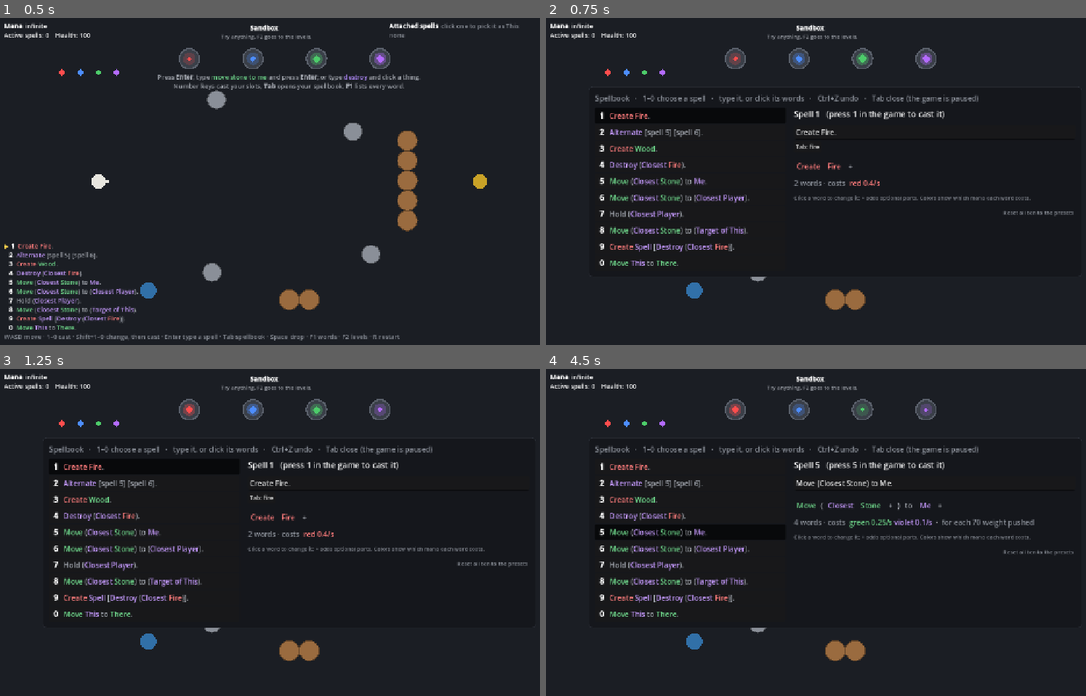
Above: before the commit, frames 1-4 (two rows, left to right).
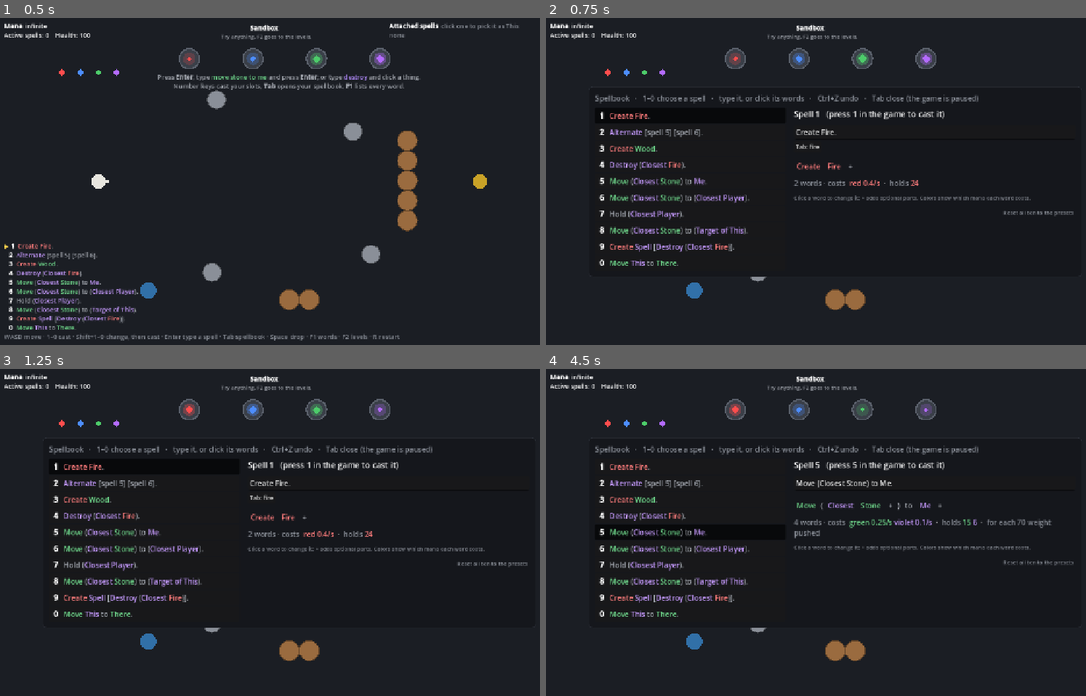
Above: after the commit, the same moments.

Repository: oscarjocque/spellcraft-prototype
Game: Godot game, scene res://scenes/main.tscn
Same seed, same stepped clock (60 frames per second), same inputs: the game is played once before the commit and once after it.
Inputs (mouse positions are in pixels of both pictures, inside the frame that each line leads up to):
- Up to frame 1 (0.5 s): no input
- Up to frame 2 (0.75 s): tap B at 0.5 s; move the mouse to (961, 165) at 0.52 s; hold D (move_right) from 0.53 s (still down); tap Tab at 0.6 s; click (961, 165) at 0.67 s
- Up to frame 3 (1.25 s): keep holding D (move_right); tap Space at 0.77 s
- Up to frame 4 (4.5 s): release D (move_right) at 1.25 s; click "[b]1[/b] [color=#ff7d7d]Creat…" at 1.25 s; click "[b]2[/b] [color=#c79bff]Alter…" at 2 s; click "[b]3[/b] [color=#ff7d7d]Creat…" at 2.75 s; click "[b]4[/b] [color=#c79bff]Destr…" at 3.5 s; click "[b]5[/b] [color=#72de8f]Move[…" at 4.25 s

Frame 1 is identical in both runs. In frame 2, less than 0.1% of the frame differs, in the area x 62-70%, y 49-52%; in frame 3, less than 0.1%; in frame 4, 1.1%, in the area x 45-98%, y 45-61%.

Commit message:
Spells have a mana limit per color, in proportion to what they consume
A spell holds at most 60 s of its own drain in each color (fuel_limit),
plus the reserve for the spells it creates, each of them full and counting
what they create in turn (capacity). This replaces the flat 10 per color a
cast took from storage:
- casting fills a spell from storage up to its fuel limit;
- a spell touching mana tops up only to its limit, and only in colors it
  uses; the rest stays in the crystal;
- a created spell is given exactly its capacity (the old 60 s share).
Pointing at a spell shows its mana against its limits; the typing bar's
cost line says what a spell holds.

Co-Authored-By: Claude Opus 5.5 <noreply@anthropic.com>
Claude-Session: https://claude.ai/code/session_013jfXwMwWtv4oDjb8vuFPPJ

Diff:
--- a/scripts/main.gd
+++ b/scripts/main.gd
@@ -205,9 +205,10 @@
 		doing = "made %d" % s.created.size()
 	var mana: Array[String] = []
 	for c in SpellGrammar.COLORS:
-		if s.mana.get(c, 0.0) > 0.0:
-			mana.append("[color=#%s]%d %s[/color]" % [SpellText.WORD_COLOR[c].to_html(false), ceili(s.mana[c]), c])
-	var fuel := "paid by its Alternate" if s.paid_by_parent else "mana left " + " ".join(mana)
+		if s.fuel_limit.has(c):
+			mana.append("[color=#%s]%d/%d %s[/color]" % [SpellText.WORD_COLOR[c].to_html(false),
+				ceili(s.mana.get(c, 0.0)), roundi(s.fuel_limit[c]), c])
+	var fuel := "paid by its Alternate" if s.paid_by_parent else "mana " + " ".join(mana)
 	var number := sim.inventory(player).find(o)
 	return "[font_size=13]%s%s\n[color=#8a8f98]%s · %s[/color][/font_size]" % [
 		"[b]%d[/b]  " % (number + 1) if number >= 0 else "", SpellText.bbcode(s.ast), doing, fuel]
--- a/scripts/sim/rules.gd
+++ b/scripts/sim/rules.gd
@@ -40,11 +40,16 @@
 			b.dead = true
 		b.statuses.erase("burning")
 
-	# A spell absorbs any mana it touches into its own fuel.
+	# A spell absorbs mana it touches into its own fuel, up to what it holds of
+	# that color (none of a color it doesn't use); the rest stays.
 	if a.spell != null and b.has_tag("mana") and not b.dead:
-		a.spell.mana[b.mana_color] = a.spell.mana.get(b.mana_color, 0.0) + b.mana_amount
-		b.mana_amount = 0.0
-		b.dead = true
+		var have: float = a.spell.mana.get(b.mana_color, 0.0)
+		var take := minf(b.mana_amount, a.spell.fuel_limit.get(b.mana_color, 0.0) - have)
+		if take > 0.0:
+			a.spell.mana[b.mana_color] = have + take
+			b.mana_amount -= take
+			if b.mana_amount <= 0.01:
+				b.dead = true
 
 	# Collectors pick up mana until their storage for that color is full.
 	if a.has_tag("collector") and b.has_tag("mana") and not b.dead:
--- a/scripts/sim/simulation.gd
+++ b/scripts/sim/simulation.gd
@@ -20,7 +20,6 @@
 const STOP_SPEED := 3.0  # pixels per second: slower, with nothing pushing, it stops
 const START_MANA := 30.0  # per color
 const STORE_CAP := 30.0  # storage limit per color
-const INFUSE_CAP := 10.0  # most mana of each color one cast takes from storage
 const MANA_CRYSTAL := 5.0  # mana in a naturally spawned crystal
 const MANA_SPAWN_TICKS := 3 * TICK_RATE
 const MAX_CRYSTALS := 12
@@ -216,8 +215,9 @@
 	var fuel := {}
 	if caster.has_tag("infinite_mana"):
 		# Spells still get their usual mana; storage just never runs out.
-		for c in drain:
-			fuel[c] = INFUSE_CAP
+		var full := SpellGrammar.fuel_limit(ast)
+		for c in full:
+			fuel[c] = full[c]
 	else:
 		for c in SpellGrammar.COLORS:
 			var need: float = drain.get(c, 0.0) + reserve.get(c, 0.0)
@@ -226,8 +226,10 @@
 				return null
 		for c in reserve:
 			caster.mana_store[c] -= reserve[c]
-		for c in drain:
-			var amount := minf(caster.mana_store[c], INFUSE_CAP)
+		# Fuel up to what the spell holds (see SpellGrammar.capacity).
+		var full := SpellGrammar.fuel_limit(ast)
+		for c in full:
+			var amount := minf(caster.mana_store[c], full[c])
 			caster.mana_store[c] -= amount
 			fuel[c] = amount
 
--- a/scripts/spells/spell.gd
+++ b/scripts/spells/spell.gd
@@ -44,6 +44,7 @@
 var host: WorldObject
 var mana := {}  # color -> amount left
 var reserve := {}  # color -> amount carried for the spells this one creates
+var fuel_limit := {}  # color -> the most fuel it holds (see SpellGrammar.capacity)
 var anchored := true  # follows its caster (through `parent`, if it has one)
 var parent: WorldObject  # the Alternate running this spell
 var paid_by_parent := false  # a spell an Alternate cast from a slot
@@ -94,6 +95,7 @@
 	var per_second := SpellGrammar.drain_per_second(ast)
 	for c in per_second:
 		_drain[c] = per_second[c] / Simulation.TICK_RATE
+	fuel_limit = SpellGrammar.fuel_limit(ast)
 
 
 ## Runs once at cast. Pickers inside a spell choose now, and the verb keeps
@@ -628,9 +630,7 @@
 	if pos == Vector2.INF:
 		return  # no room; try again next tick
 	var inner_reserve := SpellGrammar.payload(_inner)
-	var inner_fuel := SpellGrammar.drain_per_second(_inner)
-	for c in inner_fuel:
-		inner_fuel[c] *= SpellGrammar.CREATED_SPELL_SECONDS
+	var inner_fuel := SpellGrammar.fuel_limit(_inner)  # created full
 	var paid := SpellGrammar.share(_inner)
 	for c in paid:
 		reserve[c] = maxf(0.0, reserve.get(c, 0.0) - paid[c])
--- a/scripts/spells/spell_grammar.gd
+++ b/scripts/spells/spell_grammar.gd
@@ -52,7 +52,10 @@
 const DISTANCES := [1, 2, 3, 5]  # meters, for "within"
 const PIXELS_PER_METER := 40.0
 const COLORS := ["red", "blue", "green", "violet"]
-const CREATED_SPELL_SECONDS := 60.0  # how long a created spell's mana must last
+## A spell holds at most this many seconds of its own drain in each color
+## (plus what it carries for the spells it creates; see `capacity`). Casting
+## fills it from storage up to that, and a created spell is given it full.
+const FULL_SECONDS := 60.0
 const CREATED_SPELLS := 3  # how many spells one Create Spell makes, unless "up to"
 const ADVERBS := ["up_to"]
 const UP_TO := [1, 2, 3, 5]
@@ -285,14 +288,28 @@
 	return need
 
 
-## What one created spell is given: enough to run it for
-## CREATED_SPELL_SECONDS, plus what it must carry for its own created spells.
+## What one created spell is given: as much as it can hold (`capacity`).
 static func share(inner: Dictionary) -> Dictionary:
-	var need := payload(inner)
-	var drain := drain_per_second(inner)
-	for c in drain:
-		need[c] = need.get(c, 0.0) + drain[c] * CREATED_SPELL_SECONDS
-	return need
+	return capacity(inner)
+
+
+## The most fuel a spell holds of each color: FULL_SECONDS of its own drain.
+static func fuel_limit(ast: Dictionary) -> Dictionary:
+	var limit := drain_per_second(ast)
+	for c in limit:
+		limit[c] *= FULL_SECONDS
+	return limit
+
+
+## The most mana a spell holds of each color, in proportion to what it
+## consumes: its fuel limit, plus the reserve for the spells it creates (each
+## of them full, in turn counting what they create).
+static func capacity(ast: Dictionary) -> Dictionary:
+	var total := fuel_limit(ast)
+	var p := payload(ast)
+	for c in p:
+		total[c] = total.get(c, 0.0) + p[c]
+	return total
 
 
 ## Returns "" if the spell is grammatical, else why not. With `need_slots`
--- a/scripts/ui/spell_text.gd
+++ b/scripts/ui/spell_text.gd
@@ -48,6 +48,12 @@
 			carried.append("[color=#%s]%s %d[/color]" % [WORD_COLOR[c].to_html(false), c, carry[c]])
 	if not carried.is_empty():
 		text += "  ·  carries " + " ".join(carried)
+	var holds: Array[String] = []
+	var capacity := SpellGrammar.capacity(ast)
+	for c in SpellGrammar.COLORS:
+		if capacity.has(c):
+			holds.append("[color=#%s]%d[/color]" % [WORD_COLOR[c].to_html(false), roundi(capacity[c])])
+	text += "  ·  [color=#8a8f98]holds[/color] " + " ".join(holds)
 	if ast.get("verb", "") == "move":
 		text += "  ·  [color=#8a8f98]for each %d weight pushed[/color]" % Spell.MOVE_WEIGHT_UNIT
 	return text
--- a/tests/test_spells.gd
+++ b/tests/test_spells.gd
@@ -269,9 +269,10 @@
 		p.mana_store[c] = 200.0
 	sim.spawn(Materials.make("fire", Vector2(600, 200)))
 	var parent := sim.cast(p, FIRE_WARDEN, Vector2(400, 360))
-	# Storage pays the reserve (violet 45, red 9) and then up to 10 fuel per color.
-	check(is_equal_approx(p.mana_store["violet"], 145.0), "Caster pays the created spells' mana up front")
-	check(is_equal_approx(p.mana_store["red"], 181.0), "Caster pays the created spells' red mana up front")
+	# Storage pays the reserve (violet 45, red 9), then fuel up to 60 s of the
+	# warden's own drain (create red 0.2, spell violet 0.2: 12 each).
+	check(is_equal_approx(p.mana_store["violet"], 143.0), "Caster pays the created spells' mana up front")
+	check(is_equal_approx(p.mana_store["red"], 179.0), "Caster pays the created spells' red mana up front")
 	var child: WorldObject = parent.spell.what
 	check(child != null and child.spell != null, "Create Spell puts a spell into the world")
 	check(same(child.spell.mana, {"violet": 15.0, "red": 3.0}), "The created spell's mana comes from the creator's reserve")
@@ -331,11 +332,14 @@
 	var caster := sim.spawn(Materials.make_player(Vector2(900, 300)))
 	caster.tags["infinite_mana"] = true
 	var host := sim.cast(caster, {"verb": "select", "qualifier": "player"}, Vector2.ZERO)
-	var crystal := sim.spawn(Materials.make_mana("blue", 5.0, Vector2(903, 300)))
+	run(sim, 2 * Simulation.TICK_RATE)  # 0.2 of its 6 violet gone
+	var crystal := sim.spawn(Materials.make_mana("violet", 5.0, Vector2(903, 300)))
+	var blue := sim.spawn(Materials.make_mana("blue", 5.0, Vector2(897, 300)))
 	var target := sim.spawn(Materials.make_mana("red", 5.0, Vector2(600, 600)))
 	run(sim, 1)
-	check(crystal.dead, "Mana touching a spell is absorbed")
-	check(is_equal_approx(host.spell.mana.get("blue", 0.0), 5.0), "Absorbed mana joins the spell's fuel")
+	check(is_equal_approx(host.spell.mana["violet"], 6.0), "Mana touching a spell tops up its fuel, to its limit")
+	check(not crystal.dead and absf(crystal.mana_amount - 4.8) < 0.01, "...and the rest stays in the crystal")
+	check(not blue.dead and blue.mana_amount == 5.0, "A spell takes none of a color it doesn't use")
 	check(sim.closest(Vector2(600, 600), "mana", []) == target, "Mana is a qualifier spells can select")
 
 
@@ -389,7 +393,7 @@
 	check(made.all(func(o: WorldObject) -> bool: return o.pos.distance_to(spot) < 4.0 * 22.0 + 1.0),
 		"The rest gather in the closest free spots around it, not in a line")
 	check(is_equal_approx(made[0].radius, 22.0), "Earlier objects are complete")
-	run(sim, 50 * Simulation.TICK_RATE)  # 10 red and 10 green at 0.2/s each last 50 s
+	run(sim, 56 * Simulation.TICK_RATE)  # it holds 60 s of red and green: 12 at 0.2/s
 	check(host.dead, "Create ends when its mana runs out")
 	var count_at_end := count(sim, "wood")
 	run(sim, Simulation.TICK_RATE)
@@ -400,11 +404,12 @@
 	var w := world()
 	var sim: Simulation = w[0]
 	var host := sim.cast(w[1], {"verb": "select", "qualifier": "player"}, Vector2(600, 360))
-	# Two structural words (closest, player) at 0.05/s each: 10 mana lasts 100 s.
-	run(sim, 95 * Simulation.TICK_RATE)
-	check(not host.dead, "A Hold of 2 words with 10 mana runs for 95 s")
-	run(sim, 6 * Simulation.TICK_RATE)
-	check(host.dead, "...and ends when its mana runs out, at 100 s")
+	# Two structural words (closest, player) at 0.05/s: it holds 60 s of that, 6 violet.
+	check(is_equal_approx(host.spell.mana["violet"], 6.0), "A spell holds 60 s of its own drain")
+	run(sim, 58 * Simulation.TICK_RATE)
+	check(not host.dead, "A Hold of 2 words runs for 58 s")
+	run(sim, 3 * Simulation.TICK_RATE)
+	check(host.dead, "...and ends when its mana runs out, at 60 s")
 
 
 const DESTROY_THIS := {"verb": "destroy", "what": {"ref": "this"}}
@@ -1649,3 +1654,25 @@
 	check(flow.picking() == "this", "A spell cast as a This can itself ask for a This")
 	flow.cancel()
 	check(flow.picking() == "this" and flow.spell()["verb"] == "destroy", "Esc cancels it, and the first cast still wants its This")
+
+
+func test_spell_mana_limits() -> void:
+	# Own fuel: 60 s of its drain (create red 0.2, spell violet 0.2), plus the
+	# reserve for its 3 Destroy (Closest Fire)s, each full (violet 15, red 3).
+	check(same(SpellGrammar.capacity(FIRE_WARDEN), {"violet": 12.0 + 45.0, "red": 12.0 + 9.0}),
+		"A spell's limit counts the spells it creates")
+	var nested := {"verb": "create", "what": {"spell": FIRE_WARDEN}, "adverbs": {"up_to": 1}}
+	check(same(SpellGrammar.capacity(nested), {"violet": 12.0 + 57.0, "red": 12.0 + 21.0, "blue": 3.0}),
+		"...and what those create in turn")
+	var w := world()
+	var sim: Simulation = w[0]
+	var p: WorldObject = w[1]
+	for c in SpellGrammar.COLORS:
+		p.mana_store[c] = 30.0
+	var hold := sim.cast(p, {"verb": "select", "what": {"closest": "player"}}, Vector2.ZERO)
+	check(same(hold.spell.mana, {"violet": 6.0}) and p.mana_store["violet"] == 24.0,
+		"Casting fills a spell from storage only up to its limit")
+	p.mana_store["green"] = 18.0
+	var big := sim.cast(p, {"verb": "move", "what": {"all": "stone", "adj": ["moving", "mine"]}, "to": {"closest": "wood", "within": 3, "from": {"ref": "here"}}}, Vector2.ZERO)
+	check(big.spell.mana["green"] == 18.0 and is_equal_approx(big.spell.fuel_limit["green"], 30.0),
+		"...or what storage has, if that's less")
Not shown, changed: README.md
